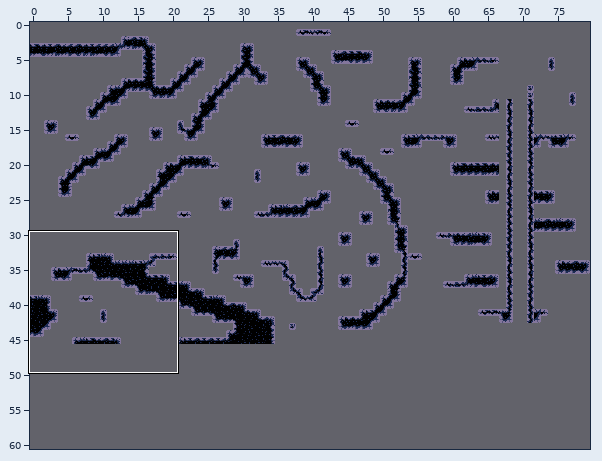
Tiled map: assets/test-level-big.tmx. Above, an overview of the earlier version with the close-up marked.
Close-up. Earlier state:
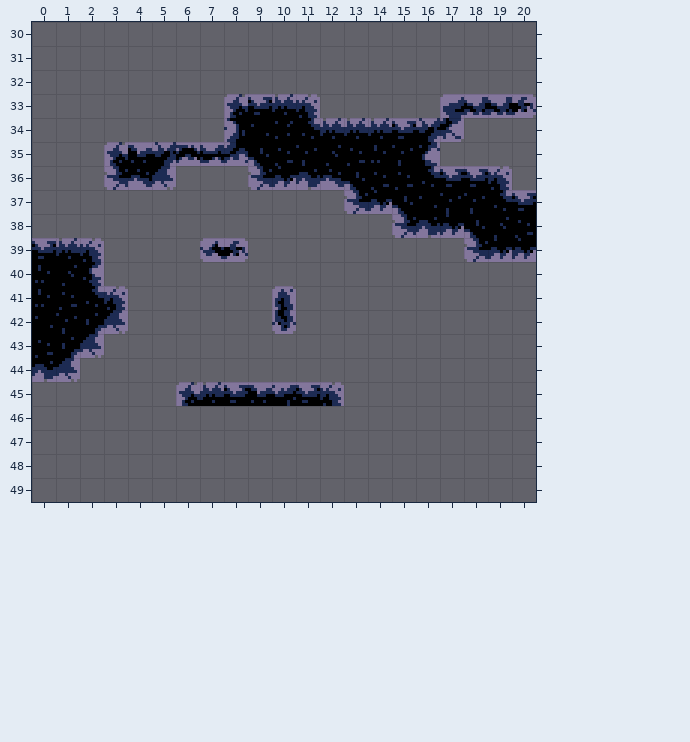
Cells are 8x8 px. Shown: x 0..20, y 30..49. The commit also changed other parts of the map, which this record leaves out. Tiles whose own drawing changed are shown in their newer look in all pictures.
New version:
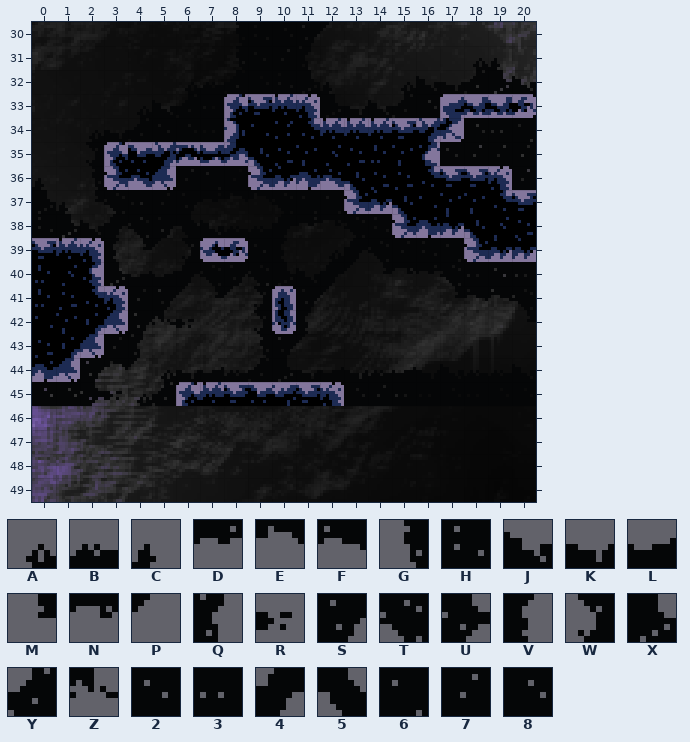
Key: from "simple-bg-tileset": A 0, B 1, C 2, D 7, E 8, F 9, G 10, H 11, J 17, K 18, L 19, M 20, N 21, P 22, Q 27, R 32, S 34, T 35, U 36, V 37, W 38, X 44, Y 45, Z 52, 2 60, 3 61, 4 62, 5 63, 6 67, 7 68, 8 69.
_ is an empty cell, . an unchanged one.
Tiles of an added or newly shown layer are drawn over the layers below it.
Edits made:
layer "farbg" added
--- layer "bg" (added)
@@ x 0..20 @@
-30 ........_____........
-31 ........____......__.
-32 ......_______..______
-33 ...._____.________.._
-34 ..______....___..____
-35 ..__.............____
-36 _.__._____._.......__
-37 ______________.......
-38 _________________....
-39 .__________._______..
-40 ...__________________
-41 ...__________....____
-42 ...____..___........_
-43 ..___....___.........
-44 _____________________
-45 ________...._________
+30 ........GH8SP........
+31 ........G27Q......AC.
+32 ......ABY8HXC..AJKYXJ
+33 ....AJY33.62XKJY88..H
+34 ..AKY283....783..H836
+35 ..W6.............2777
+36 C.G3.87676.7.......87
+37 XCMT37SDEET668.......
+38 HXJ4TS5JBB4DNTHH2....
+39 .82VMPW222V.A4T7H67..
+40 ...XLL4TSTXJ4PMNDT323
+41 ...77SPMPW7SP....MFFT
+42 ...8SZR..W7V........M
+43 ..77Q....GSP.........
+44 67SEPAKLBYXKLKBLKJBBJ
+45 88URAY7H....387338388
